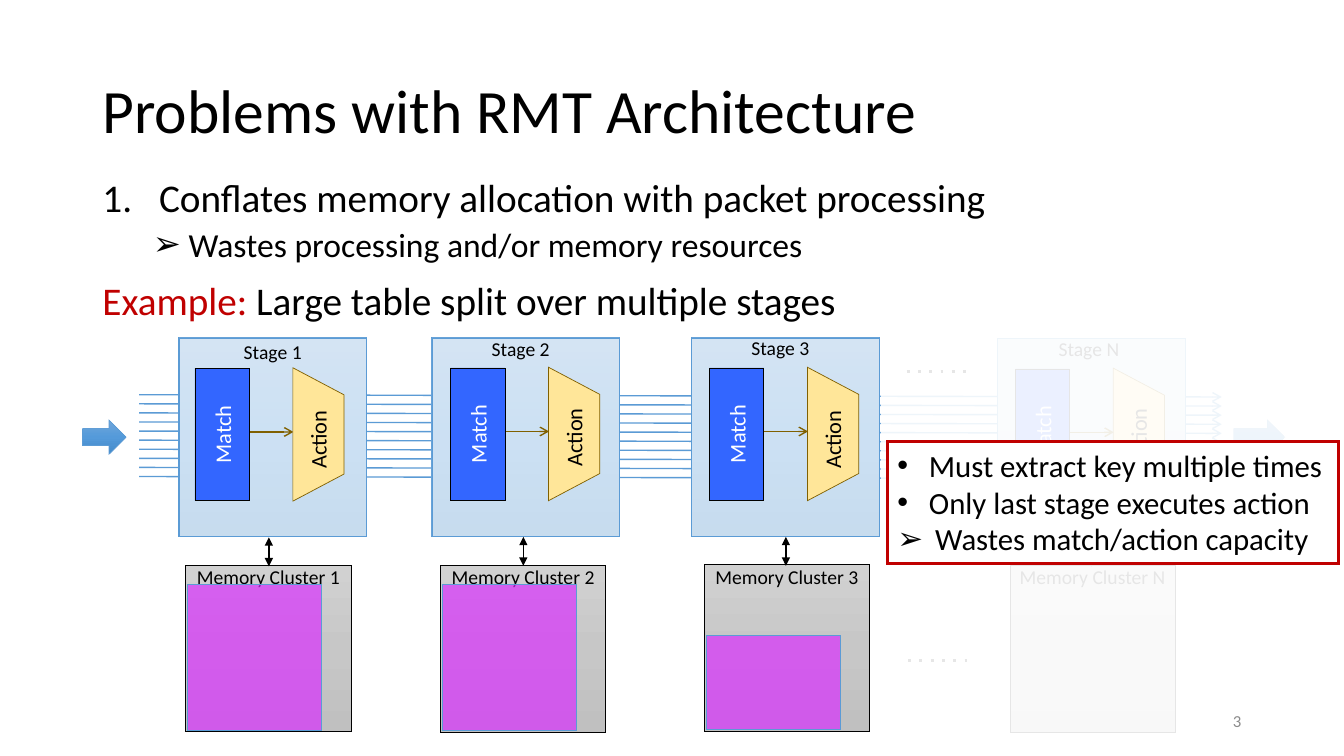
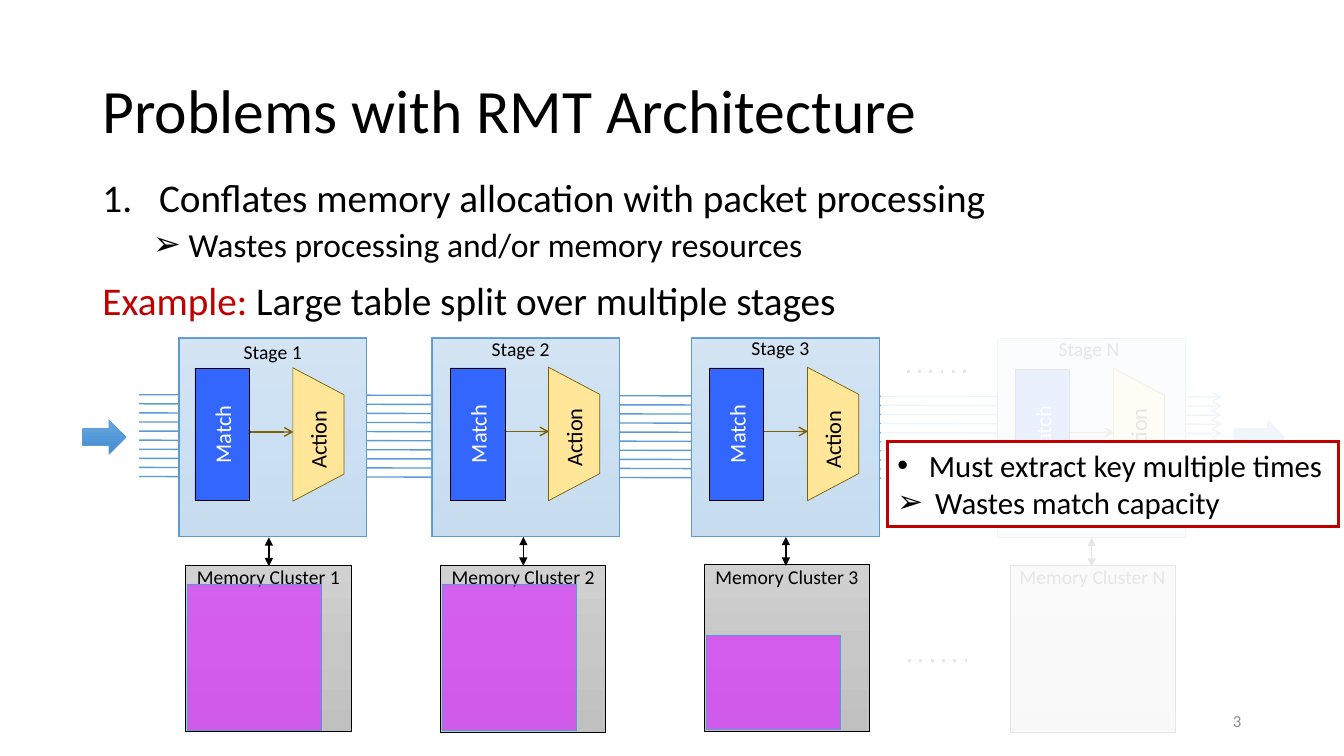
Before and after one commit to anirudhSK/drmt_talk, a slide deck: slide 3 of drmt.pptx. Drawn at 1344x756 pixels with LibreOffice and Linux fonts; fonts in the diff are those of the drawing. Boxes give left, top, right and bottom in pixels: in the first picture for what was removed or moved away, otherwise in the second. Text is boxed around its words. In the diff, an @@ line names an element or a change of style, - is before the commit and + after.

```diff
--- a/drmt.pptx
+++ b/drmt.pptx
@@ rectangle "Must extract key multiple times": place and size @@
-rectangle "Must extract key multiple times" at bbox=[887, 442, 1339, 564]
+rectangle "Must extract key multiple times" at bbox=[887, 442, 1339, 526]
@@ text in rectangle at bbox=[935, 492, 1220, 519]: text changed @@
-• Only last stage executes action
-➢ Wastes match/action capacity
+➢ Wastes match capacity
```
Also in this commit, not shown: 5 other slides changed.
